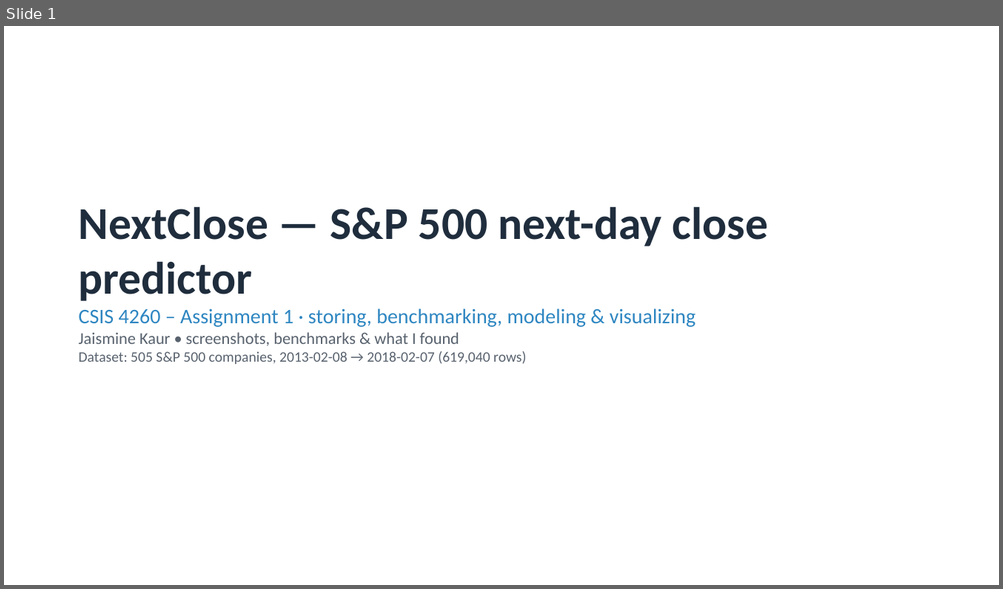
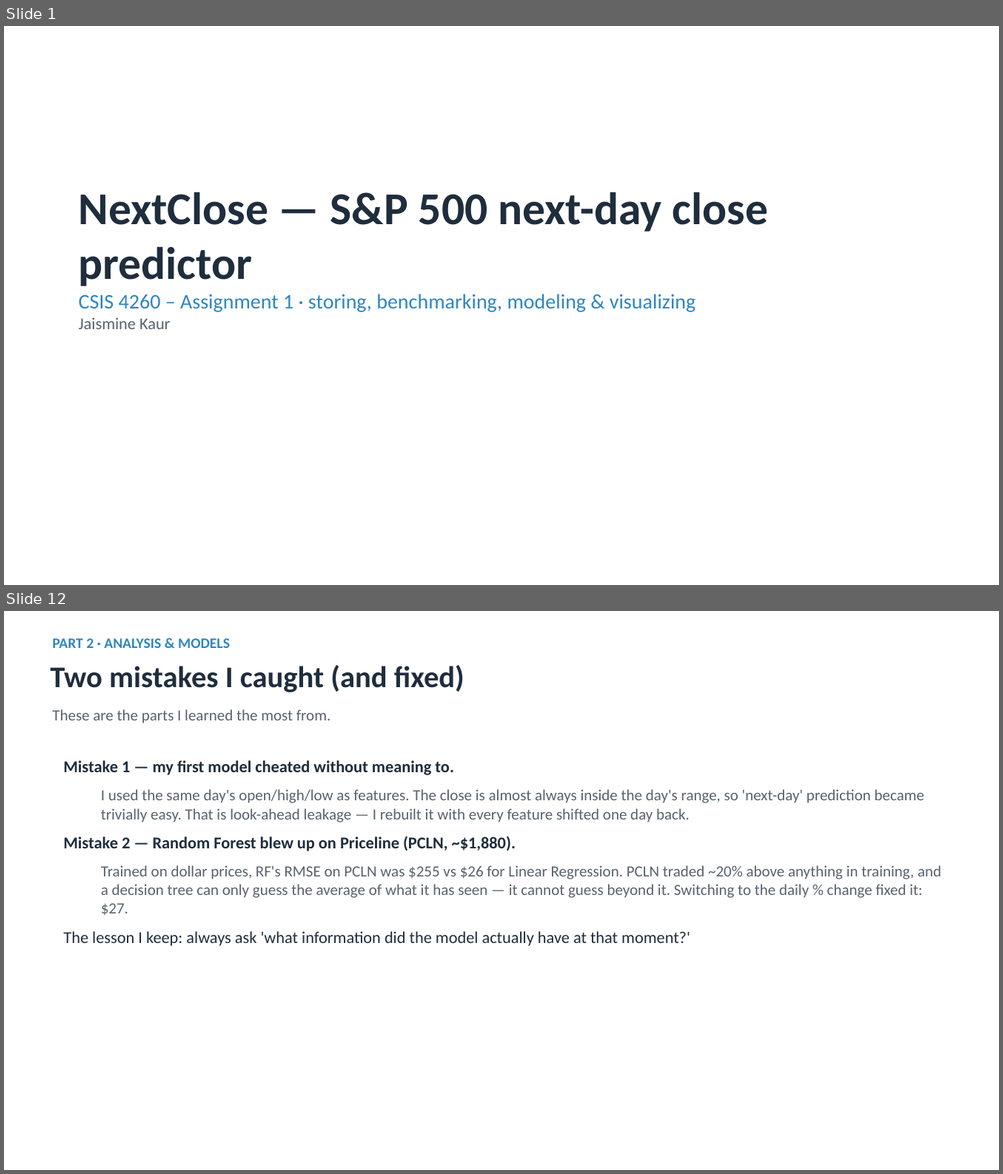
Before and after one commit to jaismine19/NextClose, a slide deck: docs/CSIS4260_Assignment1_Dashboard_Screenshots.pptx. Shown one above the other, each under a label of ours: slide 1 before the commit, slides 1 and 12 after it; the slides between them are not shown. The pictures are 1003x589 and 1003x1174 pixels, drawn with LibreOffice and Linux fonts; fonts in the diff are those of the drawing. Boxes give left, top, right and bottom in pixels: in the first picture for what was removed or moved away, otherwise in the second. Text is boxed around its words. In the diff, an @@ line names an element or a change of style, - is before the commit and + after.

```diff
--- a/docs/CSIS4260_Assignment1_Dashboard_Screenshots.pptx
+++ b/docs/CSIS4260_Assignment1_Dashboard_Screenshots.pptx
@@ slide 12 added at <box>4,611,999,1170</box>, background #FFFFFF @@
@@ text added at <box>52,638,230,648</box>, 14 pt, text #2E86C1, bold @@
+PART 2 · ANALYSIS & MODELS
@@ text added at <box>50,665,464,692</box>, 29 pt, text #1F2D3D, bold @@
+Two mistakes I caught (and fixed)
@@ text added at <box>52,709,330,723</box>, 15 pt, text #58626E @@
+These are the parts I learned the most from.
@@ text added at <box>63,760,941,946</box>, 15 pt, text #58626E @@
+Mistake 1 — my first model cheated without meaning to.
+  I used the same day's open/high/low as features. The close is almost always inside the day's range, so 'next-day' prediction became trivially easy. That is look-ahead leakage — I rebuilt it with every feature shifted one day back.
+Mistake 2 — Random Forest blew up on Priceline (PCLN, ~$1,880).
+  Trained on dollar prices, RF's RMSE on PCLN was $255 vs $26 for Linear Regression. PCLN traded ~20% above anything in training, and a decision tree can only guess the average of what it has seen — it cannot guess beyond it. Switching to the daily % change fixed it: $27.
+The lesson I keep: always ask 'what information did the model actually have at that moment?'
@@ slide 1 changed as well @@
@@ text "NextClose — S&P 500 next-day ...": place and size @@
-text "NextClose — S&P 500 next-day ..." at <box>79,207,768,364</box>
+text "NextClose — S&P 500 next-day ..." at <box>79,192,768,329</box>
@@ text at <box>79,318,170,329</box>: text changed; size 14 to 16 pt @@
-Jaismine Kaur • screenshots, benchmarks & what I found
-Dataset: 505 S&P 500 companies, 2013-02-08 → 2018-02-07 (619,040 rows)
+Jaismine Kaur
```
Also in this commit, not shown: 7 other slides changed, 13 other slides added, 8 slides removed, 1 other file.
